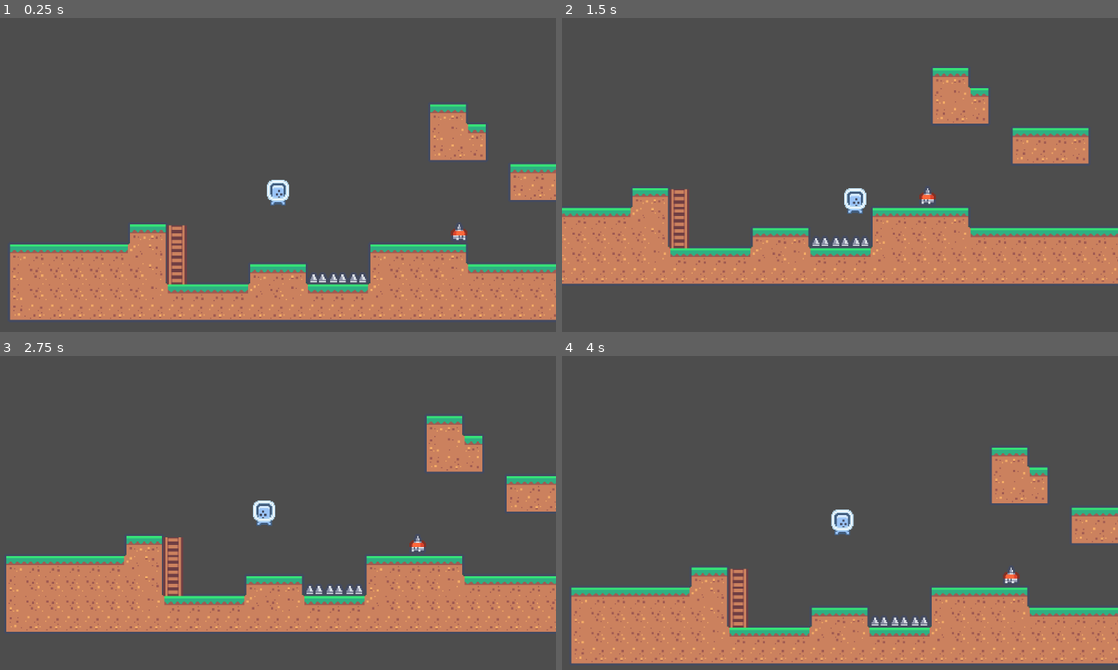
Above: before the commit, frames 1-4 (two rows, left to right).
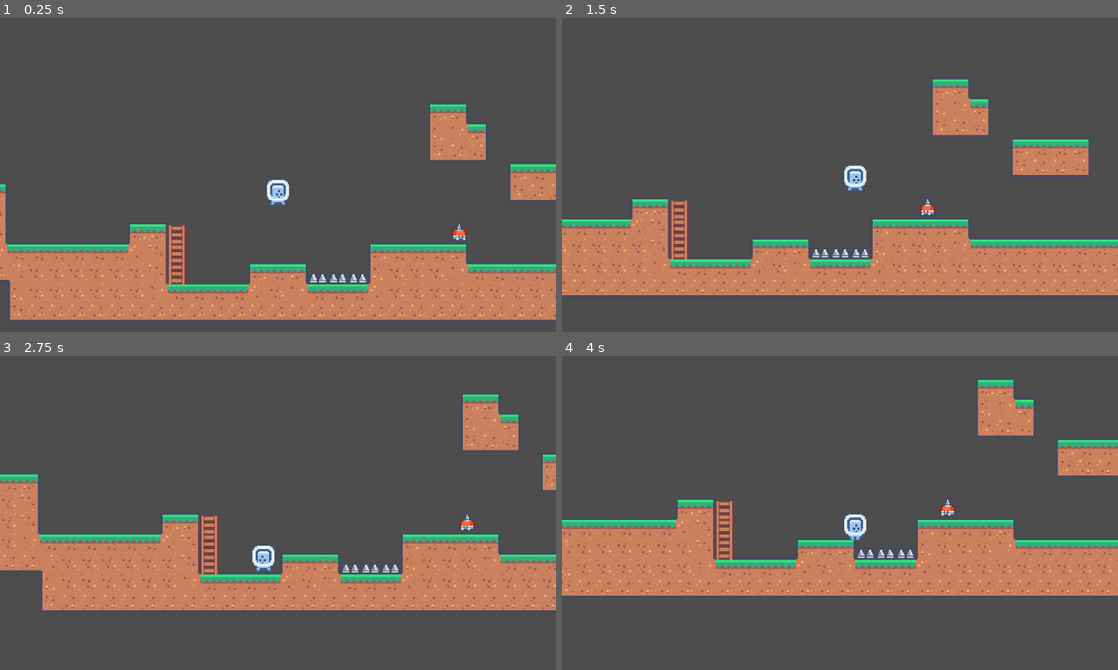
Above: after the commit, the same moments.

Repository: jeik0s/Godot-PixaPlatformer
Game: Godot game, scene res://world.tscn
Same seed, same stepped clock (60 frames per second), same inputs: the game is played once before the commit and once after it.
Inputs:
- Up to frame 1 (0.25 s): no input
- Up to frame 2 (1.5 s): hold W (up) 0.53-1.28 s; hold D (right) from 0.53 s (still down); tap W (up) at 1.35 s
- Up to frame 3 (2.75 s): tap W (up) at 1.52, 1.82 s; release D (right) at 2.03 s; hold A (left) from 2.03 s (still down); hold W (up) from 2.03 s (still down)
- Up to frame 4 (4 s): release A (left) at 2.78 s; release W (up) at 2.78 s; hold D (right) from 2.78 s (still down); tap W (up) at 2.85, 3.02, 3.32 s; hold W (up) from 3.53 s (still down)

The runs differ from the first frame. In frame 1, 0.4% of the frame differs, in the area x 0-5%, y 52-84%; in frame 2, 15%; in frame 3, 25%; in frame 4, 44%, in the area x 0-100%, y 7-99%.

Commit message:
[DAY-8] Add [double,buffer,coyote] jump

Diff:
--- a/DefaultPlayerMovmentData.tres
+++ b/DefaultPlayerMovmentData.tres
@@ -12,3 +12,5 @@
 GRAVITY = 5
 ADDITIONAL_FALL_GRAVITY = 2
 BUNNY_HOP = true
+CLIMB_SPEED = 50
+DOUBLE_JUMP_COUNT = 2
--- a/PlayerMovmentData.gd
+++ b/PlayerMovmentData.gd
@@ -8,3 +8,5 @@
 @export var GRAVITY : int = 5
 @export var ADDITIONAL_FALL_GRAVITY : int = 2
 @export var BUNNY_HOP : bool = true
+@export var CLIMB_SPEED : int = 50
+@export var DOUBLE_JUMP_COUNT : int = 1;
--- a/player.gd
+++ b/player.gd
@@ -1,12 +1,17 @@
 extends CharacterBody2D
 class_name Player
 
-@export var moveData : Resource
-@onready var animatedSprite = $AnimatedSprite2D
-@onready var ladderCheck = $LadderCheck
+@export var moveData : Resource = preload("res://DefaultPlayerMovmentData.tres") as PlayerMovementData
+@onready var animatedSprite: = $AnimatedSprite2D
+@onready var ladderCheck: = $LadderCheck
+@onready var jumpBuffferTimer: = $JumpBufferTimer
+@onready var coyoteJumpTimer: = $CoyoteJumpTimer
 
 enum { MOVE, CLIMB }
 var state = MOVE
+var double_jump = 0
+var buffered_jump = false
+var coyote_jump = false
 
 func _ready():
 	animatedSprite.play("Idle")
@@ -28,38 +33,40 @@
 		state = CLIMB
 
 	apply_gravity()
-	if input.x == 0:
+	if not horizontal_move(input):
 		animatedSprite.play("Idle")
 		apply_friction();
 	else:
 		animatedSprite.play("Run")
 		apply_acceleration(input.x);
-
 		animatedSprite.flip_h = input.x > 0
 
-
 	if is_on_floor():
-		if moveData.BUNNY_HOP:
-			if Input.is_action_pressed("up"):
-				velocity.y = moveData.JUMP_FORCE
-		else:
-			if Input.is_action_just_pressed("up"):
-				velocity.y = moveData.JUMP_FORCE
-
+		reset_double_jump()
 	else:
 		animatedSprite.play("Jump")
-		if Input.is_action_just_released("up") and velocity.y < moveData.JUMP_RELEASE_FORCE:
-			velocity.y = moveData.JUMP_RELEASE_FORCE
 
-		if velocity.y > 0:
-			velocity.y += moveData.ADDITIONAL_FALL_GRAVITY
+	if can_jump():
+		input_jump()
+	else:
+		input_jump_release()
+		input_double_jump()
+		buffer_jump()
+		fast_fall()
 
 	var was_in_air = not is_on_floor()
+	var was_on_floor = is_on_floor()
+
 	move_and_slide()
 
 	if is_on_floor() and was_in_air:
 		animatedSprite.play("Run")
 		animatedSprite.set_frame(1)
+
+	var just_left_ground = not is_on_floor() and was_on_floor
+	if just_left_ground and velocity.y >= 0:
+		coyote_jump = true
+		coyoteJumpTimer.start()
 
 func climb_state(input):
 	if not is_on_ladder(): state = MOVE
@@ -70,8 +77,40 @@
 	else:
 		animatedSprite.play("Idle")
 
-	velocity = input * 50
+	velocity = input * moveData.CLIMB_SPEED
 	move_and_slide()
+
+func input_jump_release():
+	if Input.is_action_just_released("up") and velocity.y < moveData.JUMP_RELEASE_FORCE:
+		velocity.y = moveData.JUMP_RELEASE_FORCE
+
+func input_double_jump():
+	if Input.is_action_just_pressed("up") and double_jump > 0:
+		velocity.y = moveData.JUMP_FORCE
+		double_jump -= 1;
+
+func buffer_jump():
+	if Input.is_action_just_pressed("up"):
+		buffered_jump = true;
+		jumpBuffferTimer.start()
+
+func fast_fall():
+	if velocity.y > 0:
+		velocity.y += moveData.ADDITIONAL_FALL_GRAVITY
+
+func can_jump():
+	return is_on_floor() or coyote_jump
+
+func horizontal_move(input):
+	return input.x != 0
+
+func reset_double_jump():
+	double_jump = moveData.DOUBLE_JUMP_COUNT
+
+func input_jump():
+		if Input.is_action_just_pressed("up") or buffered_jump == true:
+			velocity.y = moveData.JUMP_FORCE
+			buffered_jump = false
 
 func is_on_ladder():
 	if not ladderCheck.is_colliding(): return false
@@ -89,6 +128,12 @@
 	velocity.x = move_toward(velocity.x, 0, moveData.FRICTION)
 	pass
 
-func apply_acceleration(amout):
-	velocity.x = move_toward(velocity.x, moveData.MAX_SPEED * amout, moveData.ACCELERATION)
+func apply_acceleration(amount):
+	velocity.x = move_toward(velocity.x, moveData.MAX_SPEED * amount, moveData.ACCELERATION)
 	pass
+
+func _on_jump_buffer_timer_timeout():
+	buffered_jump = false
+
+func _on_coyote_jump_timer_timeout():
+	coyote_jump = false # Replace with function body.
--- a/player.tscn
+++ b/player.tscn
@@ -1,7 +1,6 @@
-[gd_scene load_steps=5 format=3 uid="uid://s4w082uvmo4r"]
+[gd_scene load_steps=4 format=3 uid="uid://s4w082uvmo4r"]
 
 [ext_resource type="Script" path="res://player.gd" id="1_ng71l"]
-[ext_resource type="Resource" uid="uid://u4p4k0bbf5e8" path="res://FastPlayerMovmentData.tres" id="2_o40l0"]
 [ext_resource type="SpriteFrames" uid="uid://xt87j71j3332" path="res://PlayerBlueSkin.tres" id="2_y8ovj"]
 
 [sub_resource type="RectangleShape2D" id="RectangleShape2D_ld22l"]
@@ -10,7 +9,6 @@
 [node name="Player" type="CharacterBody2D"]
 collision_layer = 2
 script = ExtResource("1_ng71l")
-moveData = ExtResource("2_o40l0")
 
 [node name="AnimatedSprite2D" type="AnimatedSprite2D" parent="."]
 sprite_frames = ExtResource("2_y8ovj")
@@ -30,3 +28,14 @@
 hit_from_inside = true
 collide_with_areas = true
 collide_with_bodies = false
+
+[node name="JumpBufferTimer" type="Timer" parent="."]
+wait_time = 0.1
+one_shot = true
+
+[node name="CoyoteJumpTimer" type="Timer" parent="."]
+wait_time = 0.1
+one_shot = true
+
+[connection signal="timeout" from="JumpBufferTimer" to="." method="_on_jump_buffer_timer_timeout"]
+[connection signal="timeout" from="CoyoteJumpTimer" to="." method="_on_coyote_jump_timer_timeout"]
--- a/world.tscn
+++ b/world.tscn
@@ -12,7 +12,7 @@
 
 [node name="TileMap" parent="." instance=ExtResource("2_l8w4h")]
 position = Vector2(-2, 0)
-layer_0/tile_data = PackedInt32Array(524294, 131074, 7, 5242 …(2426 unchanged characters)… 9, 131074, 7, 589818, 65538, 7, 393210, 65538, 1, 458746, 65538, 6, 524282, 65538, 6)
+layer_0/tile_data = PackedInt32Array(524294, 131074, 7, 5242 …(2426 unchanged characters)… 9, 131074, 7, 589818, 65538, 7, 393210, 131074, 1, 458746, 327682, 0, 524282, 65538, 6, 196601, 196610, 1, 262137, 196610, 6, 327673, 196610, 6, 393209, 262146, 1, 458745, 131074, 7, 458744, 131074, 7, 393208, 131074, 6, 327672, 131074, 6, 262136, 131074, 6, 196600, 131074, 1, 196599, 65538, 1, 262135, 65538, 6, 327671, 65538, 6, 393207, 65538, 6, 458743, 65538, 7)
 
 [node name="Player" parent="." instance=ExtResource("2_7ydue")]
 z_index = 10
Not shown, changed: README.md
